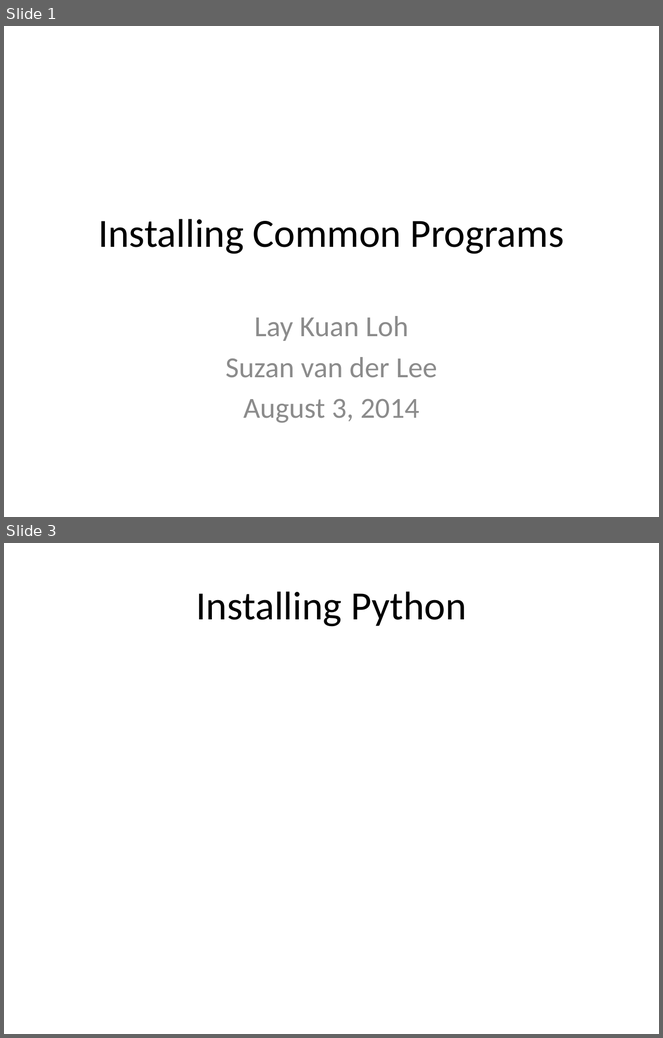
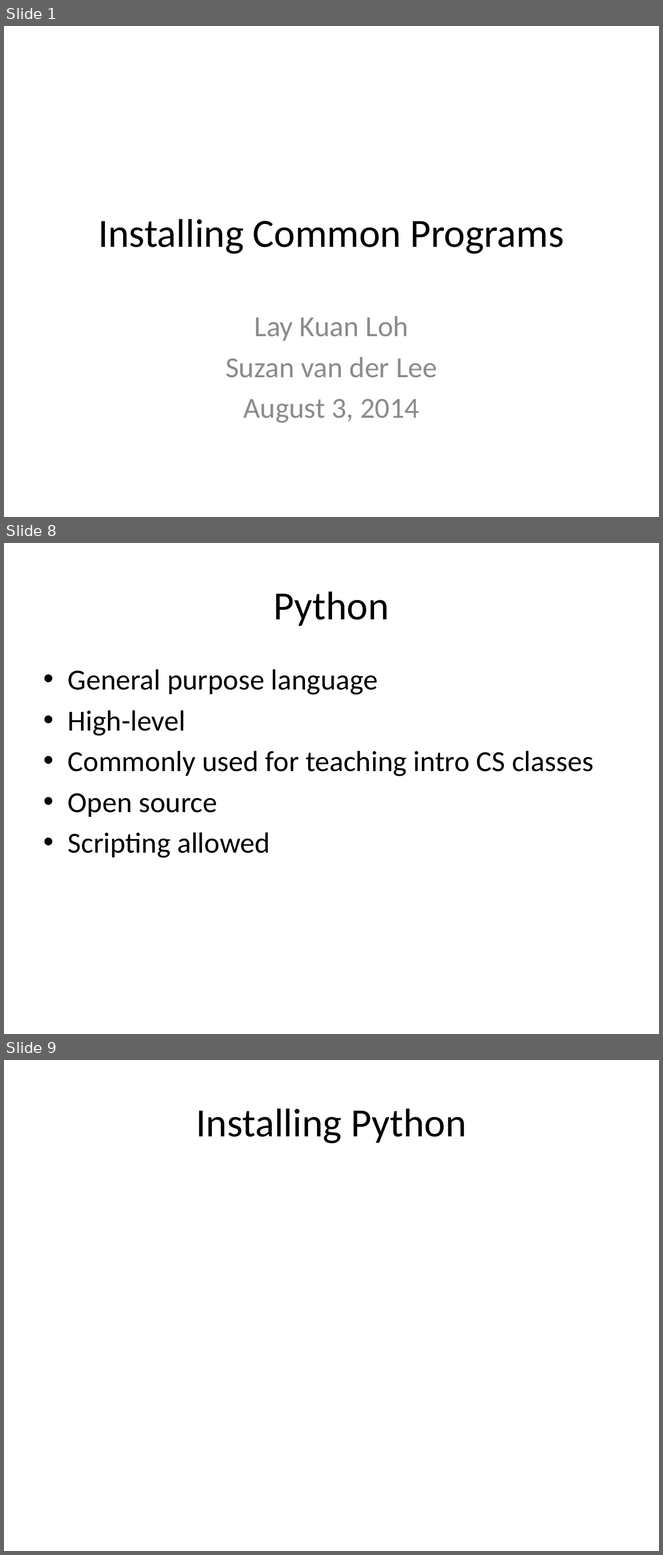
Before and after one commit to lkloh/USArray, a slide deck: InstallingCommonPrograms/InstallingCommonPrograms.pptx. Shown one above the other, each under a label of ours: slides 1 and 3 before the commit, slides 1, 8 and 9 after it; the slides between them are not shown. The pictures are 663x1038 and 663x1555 pixels, drawn with LibreOffice and Linux fonts; fonts in the diff are those of the drawing. Boxes give left, top, right and bottom in pixels: in the first picture for what was removed or moved away, otherwise in the second. Text is boxed around its words. In the diff, an @@ line names an element or a change of style, - is before the commit and + after.

Commit message:
added script

```diff
--- a/InstallingCommonPrograms/InstallingCommonPrograms.pptx
+++ b/InstallingCommonPrograms/InstallingCommonPrograms.pptx
@@ slide 8 added at [4, 543, 659, 1034], background #FFFFFF @@
@@ title added at [273, 591, 389, 626], 44 pt, text #000000 @@
+Python
@@ text added at [68, 669, 594, 858], 32 pt, text #000000 @@
+• General purpose language
+• High-level
+• Commonly used for teaching intro CS classes
+• Open source
+• Scripting allowed
@@ what was slide 3 is now slide 9 @@
```
Also in this commit, not shown: 2 slides changed, 4 other slides added, 1 slide removed, 9 other files.
